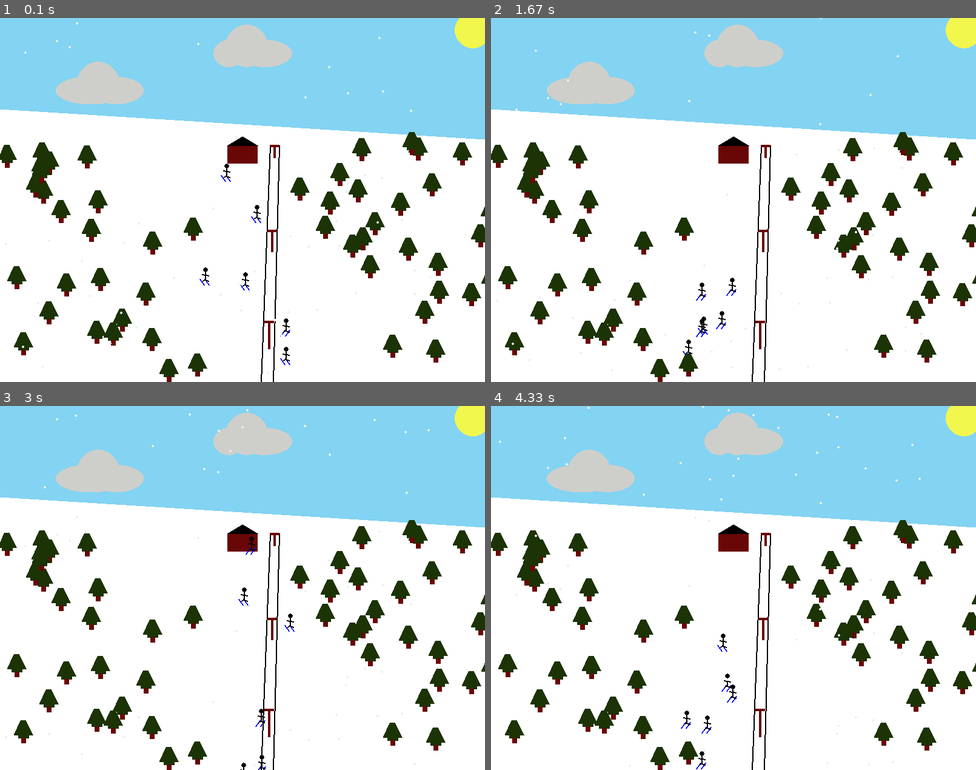
Above: before the commit, frames 1-4 (two rows, left to right).
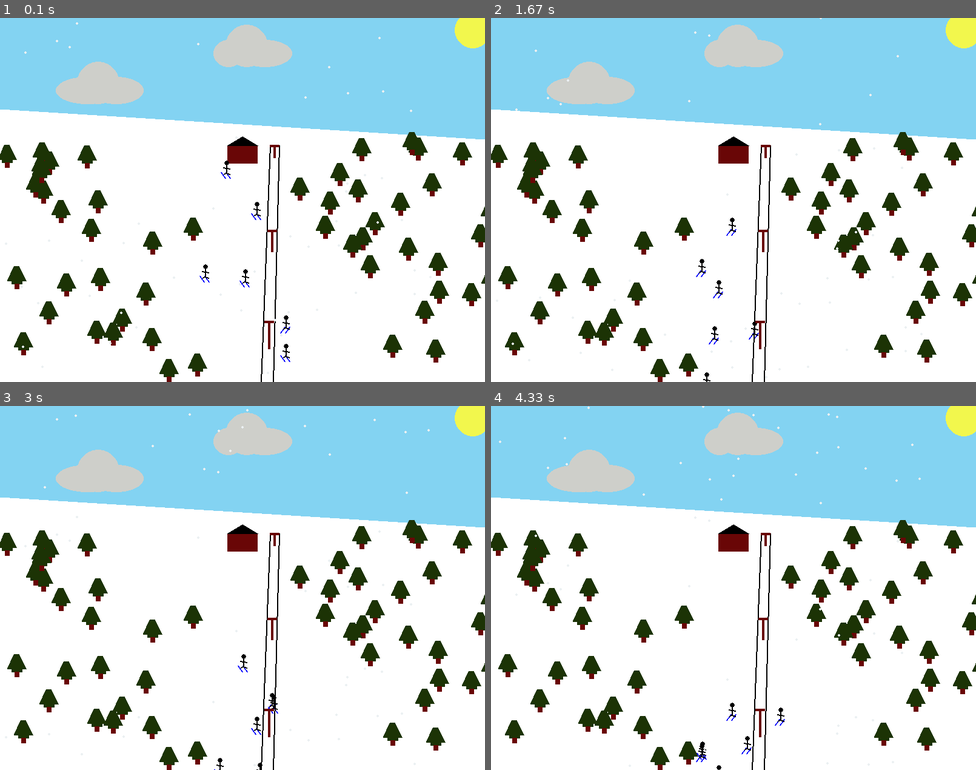
Above: after the commit, the same moments.

Repository: MCBoarder289/PythonArcadeGames
Game: pygame game, started from Labs/Chapter 5 - Lab - Ski Slope.py
Same seed, same stepped clock (60 frames per second), same inputs: the game is played once before the commit and once after it.
Inputs:
- Up to frame 1 (0.1 s): no input
- Up to frame 2 (1.67 s): no input
- Up to frame 3 (3 s): no input
- Up to frame 4 (4.33 s): no input

The runs differ from the first frame. In frame 1, 0.3% of the frame differs, in the area x 41-60%, y 39-96%; in frame 2, 0.3%, in the area x 39-56%, y 54-100%; in frame 3, 0.3%; in frame 4, 0.3%.

Commit message:
Updating Ski Slope with Animations for Lab 8 - Got the skis to switch appropriately for each individual, and not everyone switches directions at the same time

Diff:
--- a/Labs/Chapter 5 - Lab - Ski Slope.py
+++ b/Labs/Chapter 5 - Lab - Ski Slope.py
@@ -82,12 +82,9 @@
     x = random.randrange(trees_left_xlim, trees_right_xlim)
     y = random.randrange(trees_y_upperlim, trees_y_lowerlim)
     x_motion = 2
-    y_motion = 2
+    y_motion = 1
     people_coordinates.append([x, y, x_motion, y_motion])
 
-# People Vectors:
-people_change_x = 2
-people_change_y = 2
 
 ''' # Taking out bad practice of numbered variables
 
@@ -181,15 +178,16 @@
 
     # Draw People ------------------------ with animation
     for i in range(len(people_coordinates)):
+        # people_coordinates[x] -- 0 == x position, 1 == y position, 2 == x motion, 3 == y motion
         # Draw Head  -- Need to create variables for each of these once done drawing...
         pygame.draw.circle(screen, BLACK, [people_coordinates[i][0], people_coordinates[i][1]], 4)
-        if people_coordinates[i][2] < 0:  # Skis pointing to the right -- if the x_motion is positive
+        if people_coordinates[i][2] < 0:  # Skis pointing to the left -- if the x_motion is positive
             # Draw Skis
             pygame.draw.line(screen, BLUE, [people_coordinates[i][0] - 3, people_coordinates[i][1] + 15],
                              [people_coordinates[i][0] - 10, people_coordinates[i][1] + 25], 2)  # Left
             pygame.draw.line(screen, BLUE, [people_coordinates[i][0] + 5, people_coordinates[i][1] + 15],
                              [people_coordinates[i][0] - 2, people_coordinates[i][1] + 25], 2)  # Right
-        else:  # Skis pointing to the left -- if the x_motion is negative
+        else:  # Skis pointing to the right -- if the x_motion is negative
             pygame.draw.line(screen, BLUE, [people_coordinates[i][0] - 10, people_coordinates[i][1] + 15],
                              [people_coordinates[i][0] - 3, people_coordinates[i][1] + 25], 2)  # Left
             pygame.draw.line(screen, BLUE, [people_coordinates[i][0] - 2, people_coordinates[i][1] + 15],
